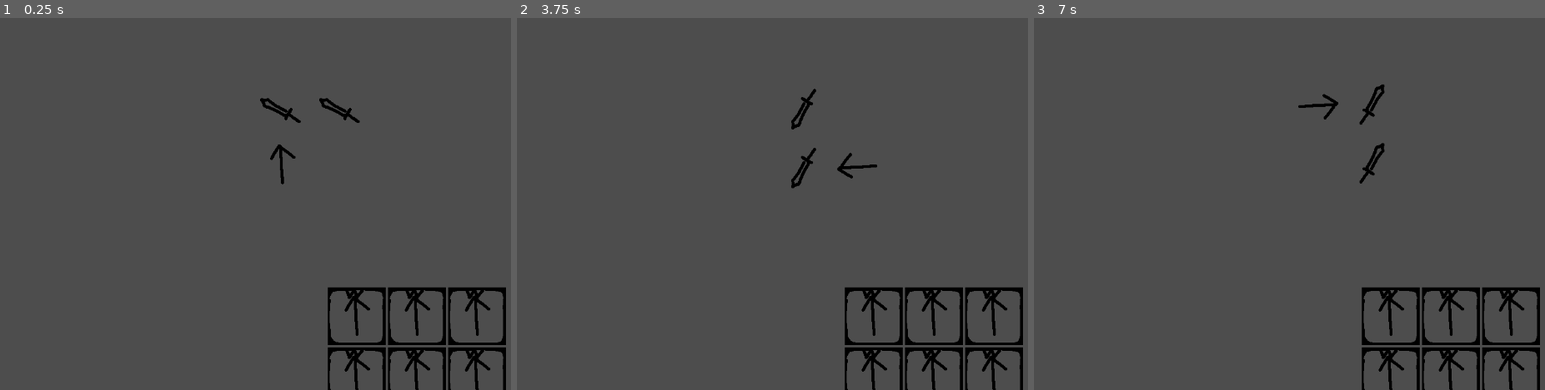
Above: before the commit, frames 1-3 (left to right).
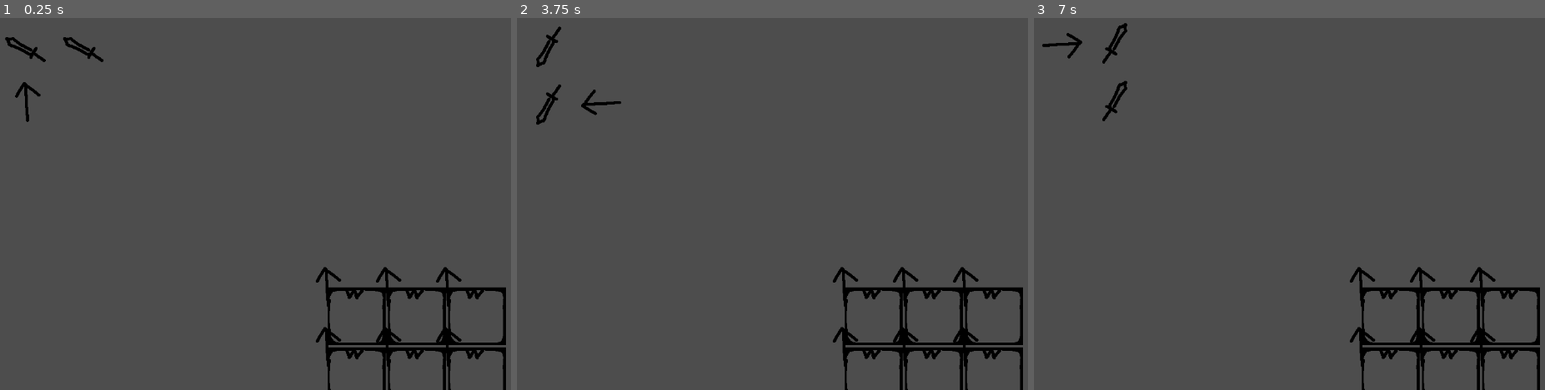
Above: after the commit, the same moments.

Repository: painttist/2023-04-04-Dungeon-Crawler-Jam
Game: Godot game, scene res://main.tscn
Same seed, same stepped clock (60 frames per second), same inputs: the game is played once before the commit and once after it.
Inputs (mouse positions are in pixels of both pictures, inside the frame that each line leads up to):
- Up to frame 1 (0.25 s): no input
- Up to frame 2 (3.75 s): tap Enter at 0.5, 2, 3.5 s; drag from (828, 137) to (915, 122) at 0.52 s; tap Space (Space) at 1.25, 2.75 s; drag from (936, 345) to (813, 278) at 1.27 s; move the mouse to (915, 122) at 2.02 s; hold E (E) 2.03-2.75 s; click (915, 122) at 2.17 s; tap S (S) at 2.3 s; drag from (813, 278) to (649, 148) at 2.77 s; move the mouse to (outside the picture) at 3.52 s; hold A (A) from 3.53 s (still down); click (outside the picture) at 3.67 s
- Up to frame 3 (7 s): tap D (D) at 3.8, 6.8 s; release A (A) at 4.25 s; tap Space (Space) at 4.25 s; drag from (1166, 148) to (1263, 111) at 4.27 s; move the mouse to (1396, 204) at 5.02 s; hold E (E) 5.03-5.75 s; click (1396, 204) at 5.17 s; tap S (S) at 5.3 s; drag from (1263, 111) to (1233, 222) at 5.77 s; move the mouse to (1514, 185) at 6.52 s; hold Q (Q) from 6.53 s (still down); click (1514, 185) at 6.67 s

The runs differ from the first frame. In frame 1, 2.1% of the frame differs, in the area x 0-96%, y 5-100%; in frame 2, 2.1%; in frame 3, 2.1%, in the area x 1-96%, y 1-100%.

Commit message:
TileGroup: Changed to Area2D

Diff:
--- a/Inventory/TileGroup.gd
+++ b/Inventory/TileGroup.gd
@@ -1,4 +1,4 @@
-extends GridContainer
+extends Area2D
 
 class_name TileGroup
 
@@ -14,6 +14,7 @@
 const drag_preview = preload("res://Inventory/TileGroupPreview.tscn")
 
 func init():
+	print("Init Tilegroup")
 	var children = get_children()
 	for child in children:
 		if child is Tile:
@@ -81,7 +82,7 @@
 		var mouse_pos = get_global_mouse_position()
 		self.position = mouse_pos - drag_offset
 
-func _gui_input(event: InputEvent):
+func _input_event(viewport, event, shape_idx):
 #	print(event)
 	if event is InputEventMouseButton and event.is_action_pressed("LeftMouse"):
 		# init dragging
--- a/Inventory/TileGroup.tscn
+++ b/Inventory/TileGroup.tscn
@@ -1,22 +1,26 @@
-[gd_scene load_steps=3 format=3 uid="uid://da4aok56pfgc3"]
+[gd_scene load_steps=4 format=3 uid="uid://da4aok56pfgc3"]
 
 [ext_resource type="Script" path="res://Inventory/TileGroup.gd" id="2_88viw"]
 [ext_resource type="PackedScene" uid="uid://clcywk6tytxq7" path="res://Tile.tscn" id="2_wvmci"]
 
-[node name="TileGroup" type="GridContainer"]
-offset_right = 200.0
-offset_bottom = 200.0
-columns = 2
+[sub_resource type="RectangleShape2D" id="RectangleShape2D_ctkyy"]
+size = Vector2(200, 200)
+
+[node name="TileGroup" type="Area2D"]
 script = ExtResource("2_88viw")
 
 [node name="Tile" parent="." instance=ExtResource("2_wvmci")]
-layout_mode = 2
+position = Vector2(50, 50)
 
 [node name="Tile2" parent="." instance=ExtResource("2_wvmci")]
-layout_mode = 2
+position = Vector2(150, 50)
 
 [node name="Tile3" parent="." instance=ExtResource("2_wvmci")]
-layout_mode = 2
+position = Vector2(50, 150)
 
 [node name="Tile4" parent="." instance=ExtResource("2_wvmci")]
-layout_mode = 2
+position = Vector2(150, 150)
+
+[node name="CollisionShape2D" type="CollisionShape2D" parent="."]
+position = Vector2(100, 100)
+shape = SubResource("RectangleShape2D_ctkyy")
--- a/Tile.gd
+++ b/Tile.gd
@@ -1,11 +1,11 @@
-extends Control
+extends Node2D
 
 class_name Tile
 
 @onready var texture_rect = $TextureRect
 
 var item_type = Globals.SWORD: set = set_item_type
-var item_rotation = 0
+var item_rotation = null
 
 func set_item_type(new_value):
 	item_type = new_value
@@ -21,15 +21,25 @@
 	pass
 
 func _process(_delta):
-	rotation_degrees = item_rotation
+	pass
+#	if item_rotation != null:
+#		rotation_degrees = item_rotation
 
 func rotate_left():
+	if item_rotation == null:
+		item_rotation = 0
 	item_rotation -= 90
-	item_rotation = int(item_rotation) % 360
+	rotation_degrees = item_rotation
+#	item_rotation = int(item_rotation) % 360
 
 func rotate_right():
+	if item_rotation == null:
+		item_rotation = 0
 	item_rotation += 90
-	item_rotation = int(item_rotation) % 360
+	rotation_degrees = item_rotation
+#	item_rotation = int(item_rotation) % 360
 
 func set_item_rotation(degree):
+	if item_rotation == null:
+		item_rotation = 0
 	item_rotation = degree
--- a/Tile.tscn
+++ b/Tile.tscn
@@ -3,19 +3,10 @@
 [ext_resource type="Script" path="res://Tile.gd" id="2_gnevd"]
 [ext_resource type="Texture2D" uid="uid://cbaikqtj8f2j5" path="res://Sprites/arrow_up.png" id="2_m0qlt"]
 
-[node name="Tile" type="Control"]
-layout_mode = 3
-anchors_preset = 0
-offset_right = 100.0
-offset_bottom = 100.0
-pivot_offset = Vector2(50, 50)
-size_flags_horizontal = 3
-size_flags_vertical = 3
-mouse_filter = 2
+[node name="Tile" type="Node2D"]
 script = ExtResource("2_gnevd")
 
 [node name="TextureRect" type="TextureRect" parent="."]
-layout_mode = 1
 anchors_preset = 15
 anchor_right = 1.0
 anchor_bottom = 1.0
--- a/main.tscn
+++ b/main.tscn
@@ -6,10 +6,6 @@
 [node name="World" type="Node3D"]
 
 [node name="TileGroup" parent="." instance=ExtResource("2_gth2a")]
-offset_left = 442.0
-offset_top = 107.0
-offset_right = 642.0
-offset_bottom = 307.0
 
 [node name="UI" type="Control" parent="."]
 layout_mode = 3
